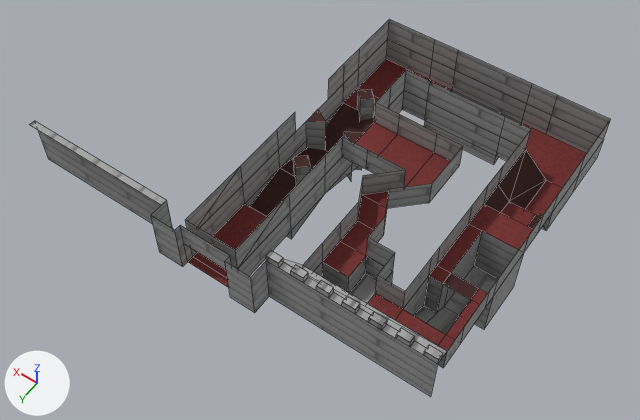
Two versions of the Blender file Assets/World/Level1/Level1.blend, one commit apart.
The view is the same before and after, from a camera (50 mm lens) standing at (-48.8, 52.1, 96.2) and looking at (-4.0, -10.8, -2.6). The axes (+X, +Y, +Z) are drawn at lower left. The lights are the same throughout. Mesh edges are drawn as thin lines.

In view in the first picture: 'Level1'.
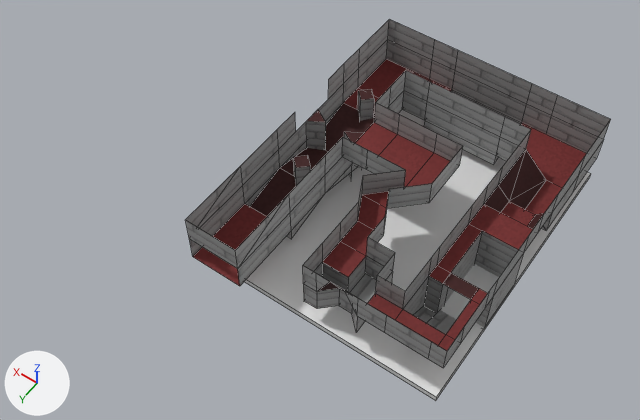
Changed parts and their boxes (x1, y1, x2, y2) in the pictures (640 x 420 px):
'Level1', reshaped (27% narrower, 7% shorter)
    before: (30, 19, 611, 396)
    after: (185, 19, 611, 368)
'Lava', shown
    after: (244, 110, 590, 401)
part 1 of me_plane, cut back
    before: (30, 121, 447, 396)

What changed in the scene script:
```text
Change me_plane:
    used by ob_level1; location = (0.0, 0.0, 0.0)
    remove me_plane.from_pydata(...)  # 296 vertices, 235 faces; spans x -32.0..32.0, y -40.0..9.0, z -4.0..9.0
    add me_plane.from_pydata(...)  # 220 vertices, 178 faces, 1 loose edge; spans x -32.0..8.0, y -40.0..7.0, z -4.0..8.0
    me_plane part 1
    77 vertices are removed from x -32.0..32.0, y 5.0..9.0, z 0.0..9.0
    57 faces are deleted
    1 vertex is added at (8.0, 5.0, 8.0)
    1 loose edge is added
Change ob_lava:
    remove ob_lava.hide_set(True)
```
